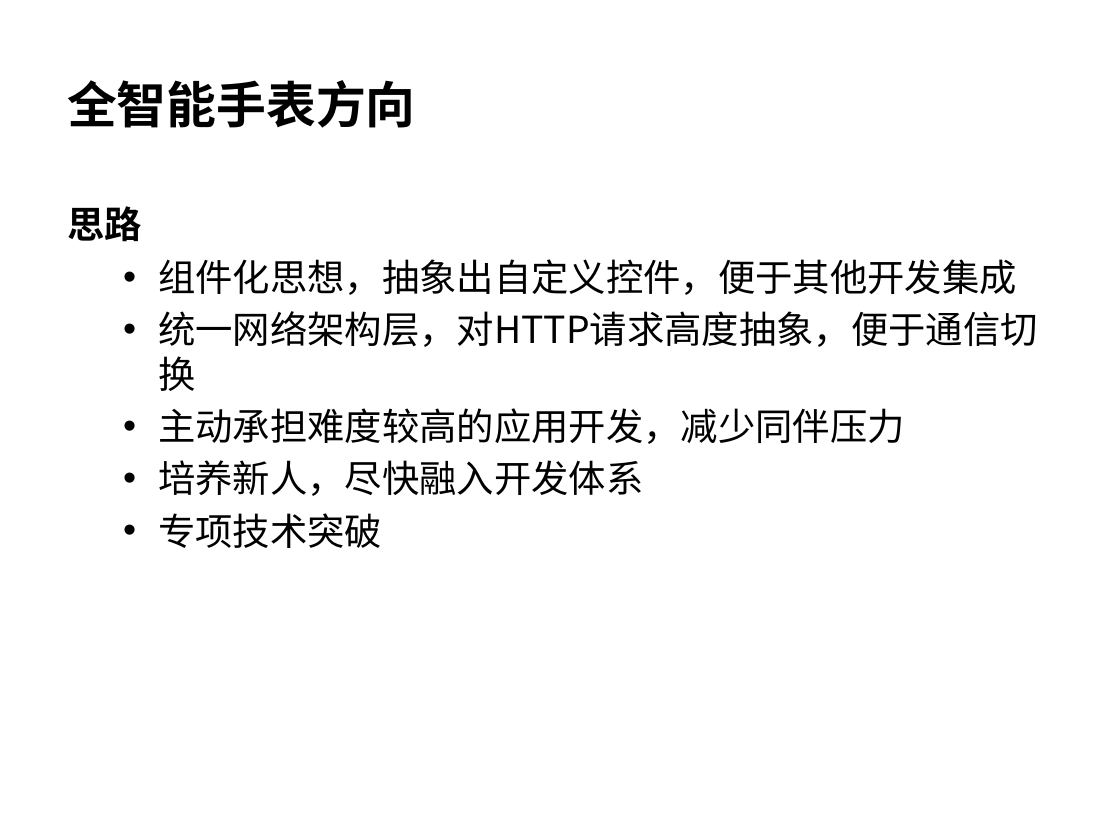
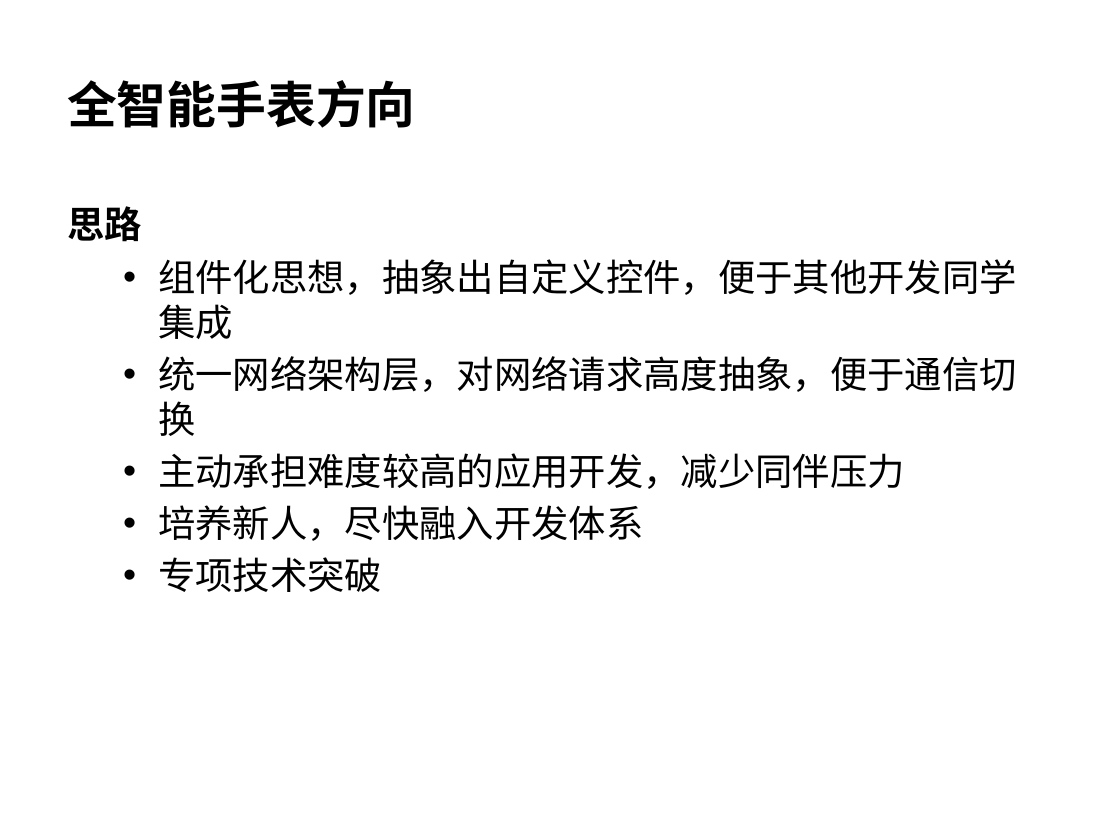
Before and after one commit to wangzhengyi/WangZhengyi, a slide deck: slide 10 of promote/2016-promote-p6.pptx (slide 5 before the commit). Drawn at 1120x840 pixels with LibreOffice and Linux fonts; fonts in the diff are those of the drawing. Boxes give left, top, right and bottom in pixels: in the first picture for what was removed or moved away, otherwise in the second. Text is boxed around its words. In the diff, an @@ line names an element or a change of style, - is before the commit and + after.

```diff
--- a/promote/2016-promote-p6.pptx
+++ b/promote/2016-promote-p6.pptx
@@ text at bbox=[158, 259, 1017, 436]: text changed @@
-  • 组件化思想，抽象出自定义控件，便于其他开发集成
-  • 统一网络架构层，对HTTP请求高度抽象，便于通信切换
+  • 组件化思想，抽象出自定义控件，便于其他开发同学集成
+  • 统一网络架构层，对网络请求高度抽象，便于通信切换
```
Also in this commit, not shown: 9 other slides changed.
